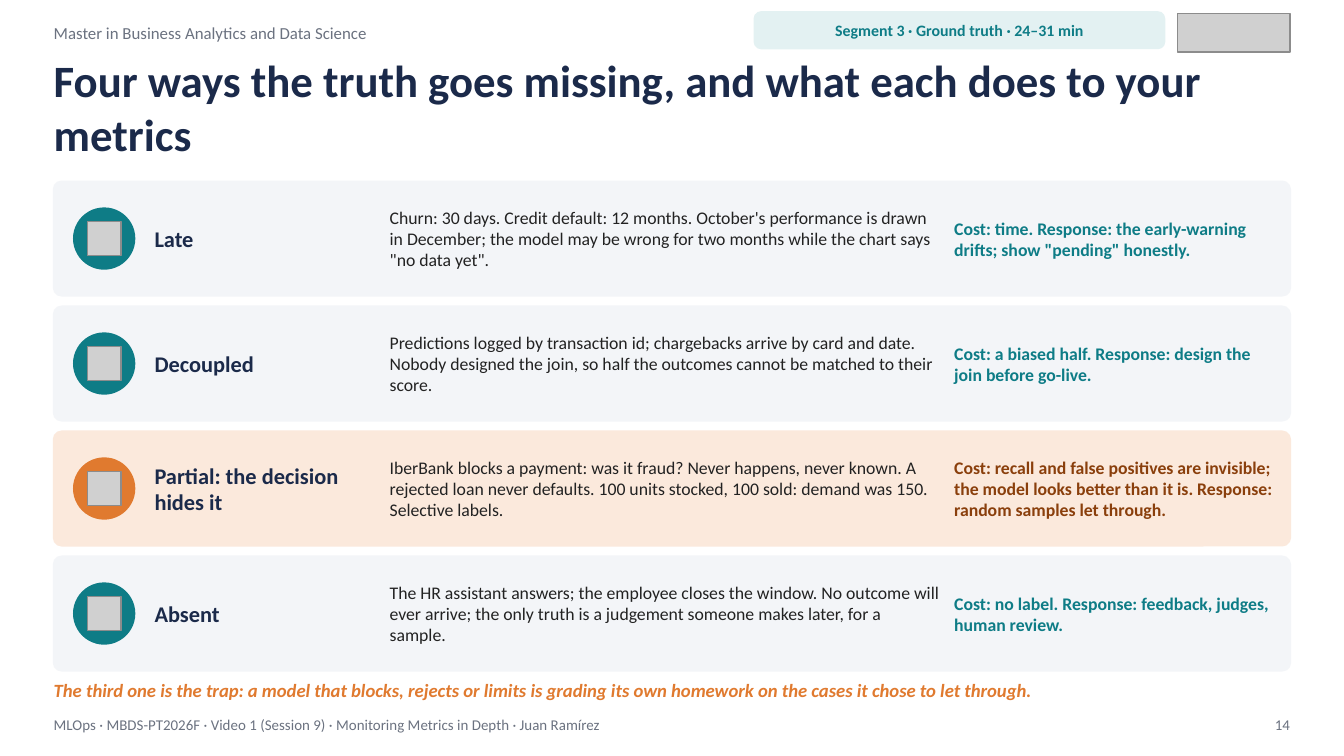
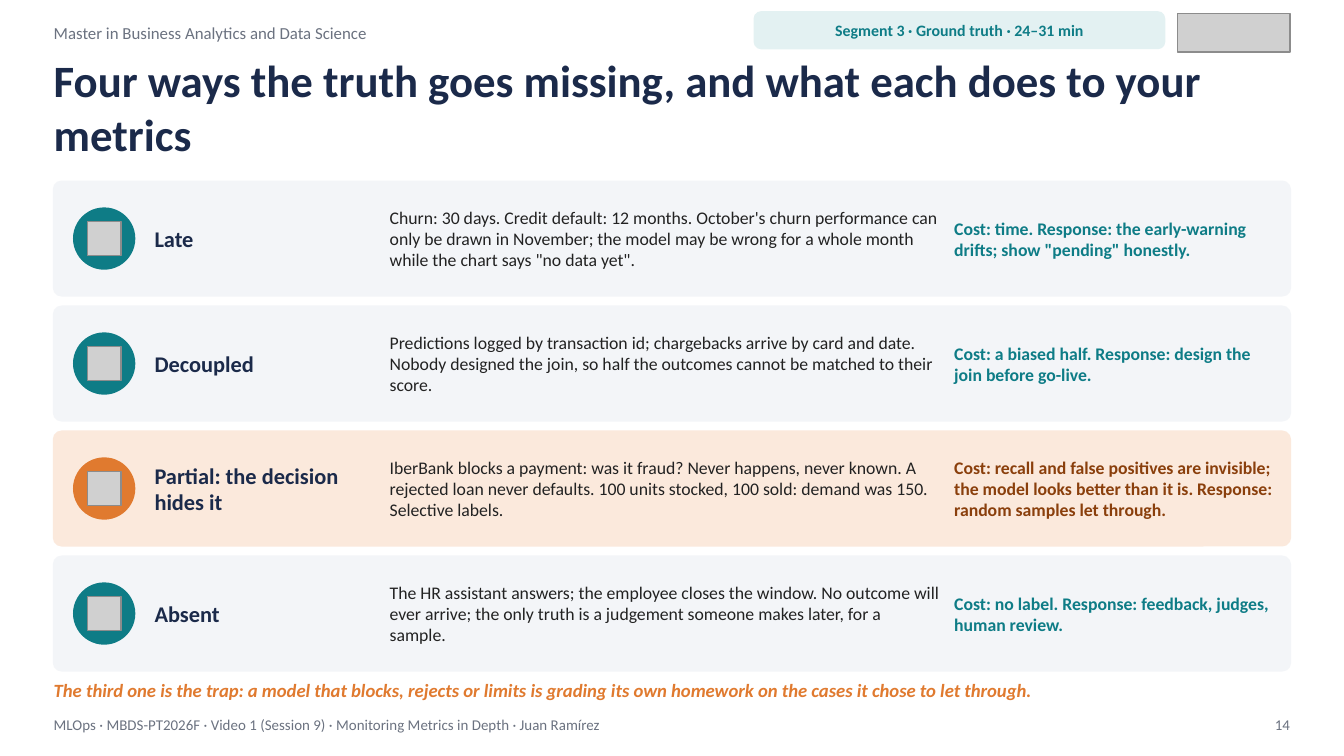
Before and after one commit to juanmaramirezgarcia/mlops-2026-27, a slide deck: slide 14 of 2026-27/S09/MLOps_S09_Video1_Monitoring_Metrics_in_Depth.pptx. Drawn at 1344x756 pixels with LibreOffice and Linux fonts; fonts in the diff are those of the drawing; grey boxes stand for pictures. Boxes give left, top, right and bottom in pixels: in the first picture for what was removed or moved away, otherwise in the second. Text is boxed around its words. In the diff, an @@ line names an element or a change of style, - is before the commit and + after.

```diff
--- a/2026-27/S09/MLOps_S09_Video1_Monitoring_Metrics_in_Depth.pptx
+++ b/2026-27/S09/MLOps_S09_Video1_Monitoring_Metrics_in_Depth.pptx
@@ text at (x1=390, y1=211, x2=937, y2=269): text changed @@
-Churn: 30 days. Credit default: 12 months. October's performance is drawn in December; the model may be wrong for two months while the chart says "no data yet".
+Churn: 30 days. Credit default: 12 months. October's churn performance can only be drawn in November; the model may be wrong for a whole month while the chart says "no data yet".
```
Also in this commit, not shown: 7 other slides changed, 17 other files.
